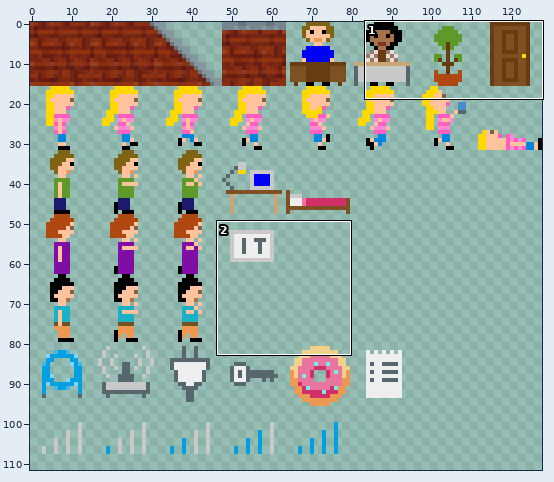
Two versions of one sprite sheet, assets/sprites.png. The picture above shows the old version from afar; the outline marks the close-up.
Close-up. Earlier state:
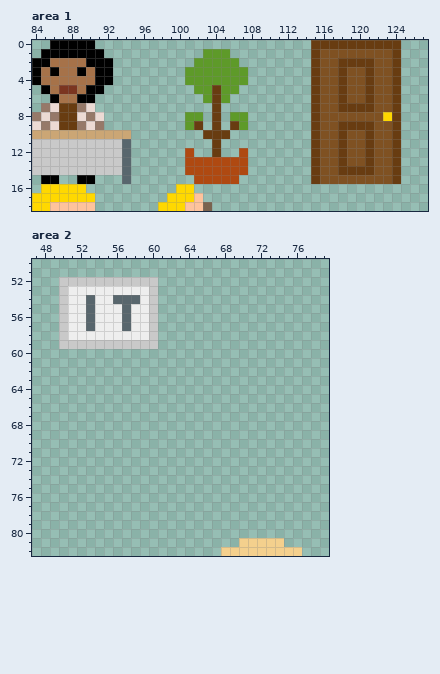
The file is 128x112 pixels. Colours within 5 levels of each other are drawn and written as one. Shown: area 1: x 84..127, y 0..18; area 2: x 47..79, y 50..82. The commit also changed other parts of the picture, which this record leaves out.
Once edited:
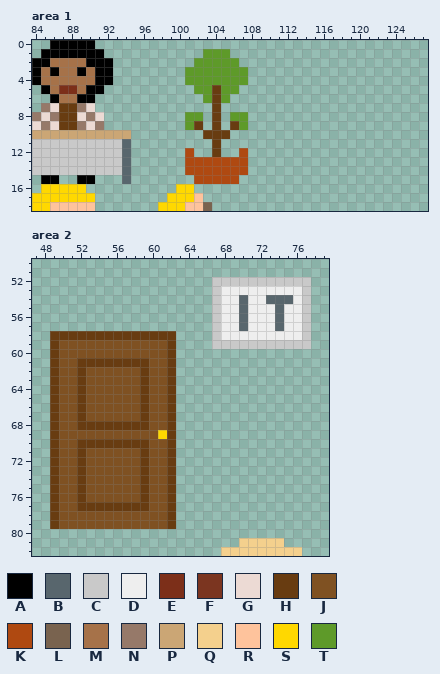
Palette (. is transparent): A #000000  B #58666d  C #c9c9c9  D #eeeeee  E #7c2f19  F #7b3520  G #ecdad4  H #683c11  J #7f5122  K #af4911  L #79634f  M #a67249  N #967969  P #cba675  Q #f4d08d  R #fec39c  S #ffd800  T #5e9a29
The exact change:
Changed rows in their new state; - is an unchanged pixel.
Area 1:
first column x 87:
 0 ----------------------------..........
 1 ----------------------------..........
 2 ----------------------------..........
 3 ----------------------------..........
 4 ----------------------------..........
 5 EE--------------------------..........
 6 ----------------------------..........
 7 ----------------------------..........
 8 ----------------------------..........
 9 ----------------------------..........
10 ----------------------------..........
11 ----------------------------..........
12 ----------------------------..........
13 ----------------------------..........
14 ----------------------------..........
15 ----------------------------..........
Area 2:
first column x 49:
52 -...........------CCCCCCCCCCC
53 -...........------CDDDDDDDDDC
54 -...........------CDDBDDBBBDC
55 -...........------CDDBDDDBDDC
56 -...........------CDDBDDDBDDC
57 -...........------CDDBDDDBDDC
58 HHHHHHHHHHHHHH----CDDDDDDDDDC
59 HJJJJJJJJJJJJH----CCCCCCCCCCC
60 HJJJJJJJJJJJJH---------------
61 HJJHHHHHHHHJJH---------------
62 HJJHJJJJJJHJJH---------------
63 HJJHJJJJJJHJJH---------------
64 HJJHJJJJJJHJJH---------------
65 HJJHJJJJJJHJJH---------------
66 HJJHJJJJJJHJJH---------------
67 HJJHJJJJJJHJJH---------------
68 HJJHHHHHHHHJJH---------------
69 HJJJJJJJJJJJSH---------------
70 HJJHHHHHHHHJJH---------------
71 HJJHJJJJJJHJJH---------------
72 HJJHJJJJJJHJJH---------------
73 HJJHJJJJJJHJJH---------------
74 HJJHJJJJJJHJJH---------------
75 HJJHJJJJJJHJJH---------------
76 HJJHJJJJJJHJJH---------------
77 HJJHHHHHHHHJJH---------------
78 HJJJJJJJJJJJJH---------------
79 HJJJJJJJJJJJJH---------------
Pixel boxes of the changes (left, top, right, bottom) in both close-ups:
erased: (311, 40, 401, 184)
changed: (59, 85, 77, 94)
changed: (50, 277, 311, 529)
